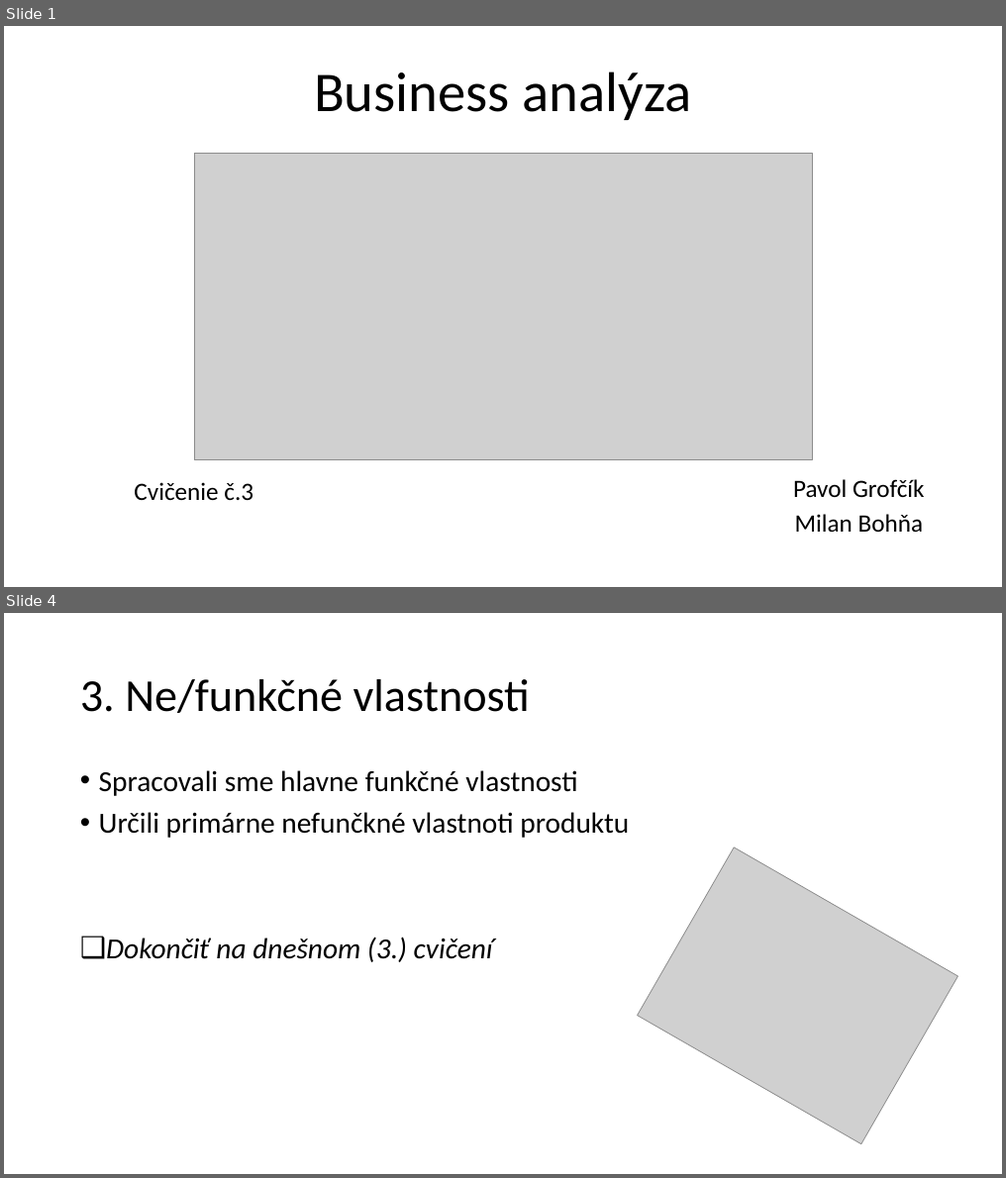
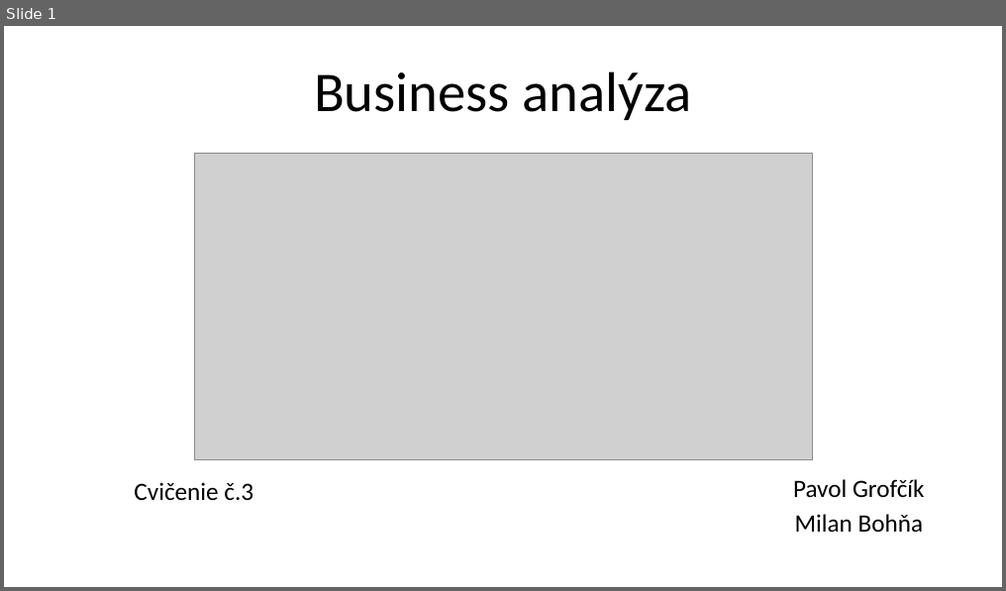
Before and after one commit to PavolGrofcik/PSI, a slide deck: PPT 3.pptx. Shown one above the other, each under a label of ours: slides 1 and 4 before the commit, slide 1 after it; the slides between them are not shown. The pictures are 1006x1178 and 1006x591 pixels, drawn with LibreOffice and Linux fonts; fonts in the diff are those of the drawing; grey boxes stand for pictures. Boxes give left, top, right and bottom in pixels: in the first picture for what was removed or moved away, otherwise in the second. Text is boxed around its words. In the diff, an @@ line names an element or a change of style, - is before the commit and + after.

```diff
--- a/PPT 3.pptx
+++ b/PPT 3.pptx
@@ slide 4 removed at bbox=[4, 613, 1002, 1174], background #FFFFFF @@
@@ title removed at bbox=[80, 679, 530, 713] @@
-3. Ne/funkčné vlastnosti
@@ text removed at bbox=[99, 770, 629, 962] @@
-• Spracovali sme hlavne funkčné vlastnosti
-• Určili primárne nefunčkné vlastnoti produktu
-❑ Dokončiť na dnešnom (3.) cvičení
@@ picture removed at bbox=[638, 848, 958, 1145] @@
```
Also in this commit, not shown: 3 slides added, 2 other slides removed, 2 other files.
